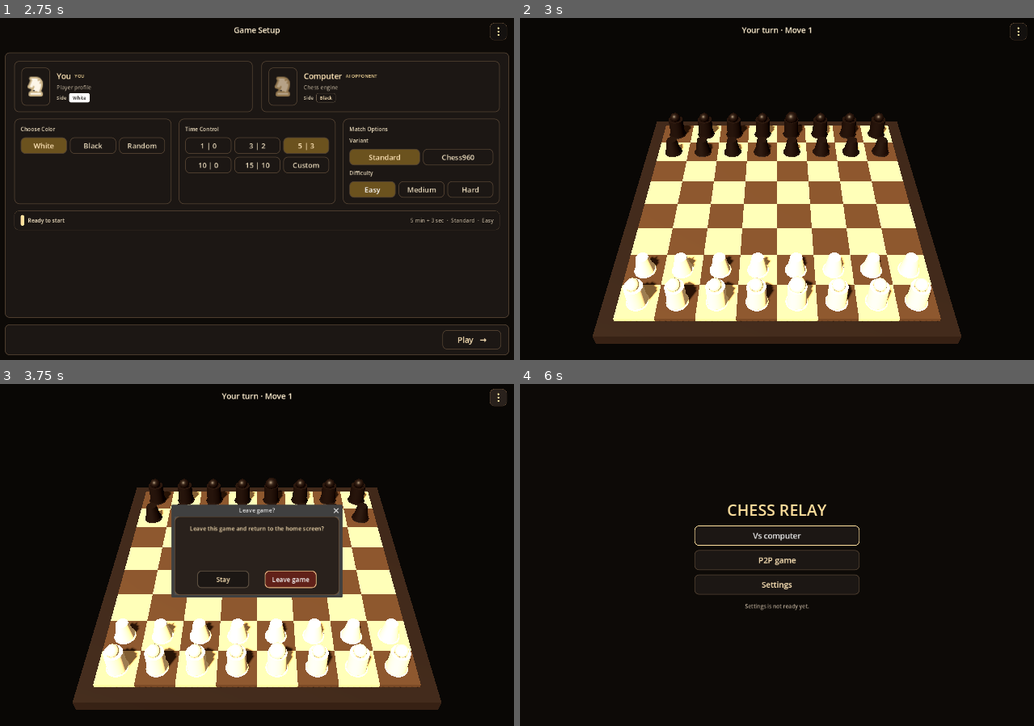
Above: before the commit, frames 1-4 (two rows, left to right).
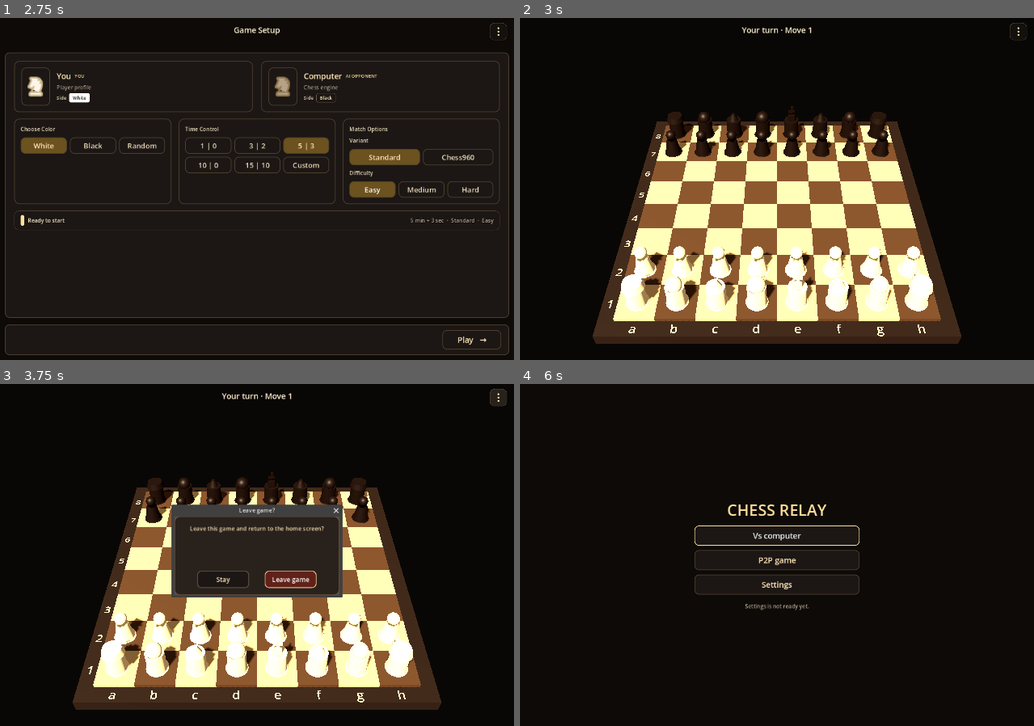
Above: after the commit, the same moments.

Repository: shedrackgodstime/chess-relay
Game: Godot game, scene res://src/ui/app/app_root.tscn
Two runs of this game, one before a commit and one after it. Both use one fixed random seed, a clock stepped at 60 frames per second and the inputs below.
Inputs (mouse positions are in pixels of both pictures, inside the frame that each line leads up to):
- Up to frame 1 (2.75 s): click "Vs computer" at 0.5 s; click "Easy" at 1.25 s; click "Easy" at 2 s
- Up to frame 2 (3 s): click "Play →" at 2.75 s
- Up to frame 3 (3.75 s): click (498, 397) at 3.5 s
- Up to frame 4 (6 s): click "Stay" at 4.25 s; tap Enter at 5 s; move the mouse to (890, 537) at 5.02 s; click (890, 537) at 5.17 s; click "Leave game" at 5.75 s

Frame 1 is identical in both runs. In frame 2, 2.2% of the frame differs, in the area x 17-81%, y 25-94%; in frame 3, 2.1%; in frame 4, nothing differs.

Commit message:
checkpoint

Diff:
--- a/godot/src/game/board/board_view.gd
+++ b/godot/src/game/board/board_view.gd
@@ -7,20 +7,30 @@
 const SQUARE_SIZE := 1.0
 const BOARD_HEIGHT := 0.16
 const FRAME_MARGIN := 0.42
+const FRAME_HEIGHT := 0.34
+const FRAME_CENTER_Y := -0.12
 
 const LIGHT_SQUARE := Color(0.76, 0.67, 0.52, 1.0)
 const DARK_SQUARE := Color(0.28, 0.20, 0.14, 1.0)
 const FRAME_COLOR := Color(0.12, 0.08, 0.05, 1.0)
 const HIGHLIGHT_COLOR := Color(0.95, 0.72, 0.24, 0.72)
+const LAST_MOVE_COLOR := Color(0.92, 0.74, 0.28, 0.34)
+const LEGAL_MOVE_COLOR := Color(0.32, 0.86, 0.55, 0.72)
+const CHECK_COLOR := Color(0.92, 0.24, 0.2, 0.68)
 
 var _squares_root: Node3D
 var _highlights_root: Node3D
+var _last_move_root: Node3D
+var _legal_moves_root: Node3D
+var _check_root: Node3D
+var _coordinates_root: Node3D
 var _highlighted_square := ""
 var _square_colors: Array[Color] = []
 
 
 func _ready() -> void:
 	_build_board()
+	_build_coordinates()
 	_build_input_surface()
 
 
@@ -63,6 +73,26 @@
 	return _highlighted_square
 
 
+func set_last_move(from_square: String, to_square: String) -> void:
+	_clear_root(_last_move_root)
+	for square in [from_square, to_square]:
+		if not square.is_empty():
+			_last_move_root.add_child(_square_overlay(square, LAST_MOVE_COLOR, "LastMove"))
+
+
+func set_legal_moves(squares: Array[String]) -> void:
+	_clear_root(_legal_moves_root)
+	for square in squares:
+		if not square.is_empty():
+			_legal_moves_root.add_child(_square_overlay(square, LEGAL_MOVE_COLOR, "LegalMove"))
+
+
+func set_check_square(square: String) -> void:
+	_clear_root(_check_root)
+	if not square.is_empty():
+		_check_root.add_child(_square_overlay(square, CHECK_COLOR, "CheckSquare"))
+
+
 func _build_board() -> void:
 	_squares_root = Node3D.new()
 	_squares_root.name = "Squares"
@@ -70,10 +100,13 @@
 	_highlights_root = Node3D.new()
 	_highlights_root.name = "Highlights"
 	add_child(_highlights_root)
+	_last_move_root = _new_overlay_root("LastMove")
+	_legal_moves_root = _new_overlay_root("LegalMoves")
+	_check_root = _new_overlay_root("Check")
 	_square_colors = [LIGHT_SQUARE, DARK_SQUARE]
 	var footprint := BOARD_SIZE * SQUARE_SIZE + FRAME_MARGIN * 2.0
 	var frame := _make_box(
-		Vector3(footprint, 0.34, footprint), FRAME_COLOR, Vector3(0, -0.12, 0)
+		Vector3(footprint, FRAME_HEIGHT, footprint), FRAME_COLOR, Vector3(0, FRAME_CENTER_Y, 0)
 	)
 	frame.name = "BoardFrame"
 	add_child(frame)
@@ -100,6 +133,47 @@
 	add_child(area)
 
 
+func _build_coordinates() -> void:
+	_coordinates_root = Node3D.new()
+	_coordinates_root.name = "Coordinates"
+	add_child(_coordinates_root)
+	var board_half := BOARD_SIZE * SQUARE_SIZE * 0.5
+	var frame_half := board_half + FRAME_MARGIN
+	var frame_label_offset := (board_half + frame_half) * 0.5
+	var frame_top := FRAME_CENTER_Y + FRAME_HEIGHT * 0.5
+	var label_height := frame_top + 0.004
+	for file in BOARD_SIZE:
+		var file_name := char("a".unicode_at(0) + file)
+		_add_coordinate(
+			file_name,
+			Vector3((file - 3.5) * SQUARE_SIZE, label_height, frame_label_offset),
+			"File_%s" % file_name
+		)
+	for rank in BOARD_SIZE:
+		var rank_name := str(rank + 1)
+		_add_coordinate(
+			rank_name,
+			Vector3(-frame_label_offset, label_height, (3.5 - rank) * SQUARE_SIZE),
+			"Rank_%s" % rank_name
+		)
+
+
+func _add_coordinate(text: String, position: Vector3, node_name: String) -> void:
+	var marking := MeshInstance3D.new()
+	marking.name = node_name
+	marking.position = position
+	marking.rotation_degrees = Vector3(-90.0, 0.0, 0.0)
+	var text_mesh := TextMesh.new()
+	text_mesh.text = text
+	text_mesh.font_size = 32
+	text_mesh.depth = 0.008
+	text_mesh.horizontal_alignment = HORIZONTAL_ALIGNMENT_CENTER
+	text_mesh.vertical_alignment = VERTICAL_ALIGNMENT_CENTER
+	marking.mesh = text_mesh
+	marking.material_override = _material(Color(0.78, 0.7, 0.58, 0.95))
+	_coordinates_root.add_child(marking)
+
+
 func _on_board_input(_camera: Node, event: InputEvent, event_position: Vector3, _normal: Vector3, _shape_idx: int) -> void:
 	if event is InputEventMouseButton and event.pressed and event.button_index == MOUSE_BUTTON_LEFT:
 		var square := world_to_square(event_position)
@@ -110,8 +184,31 @@
 
 func _clear_highlights() -> void:
 	_highlighted_square = ""
-	for child in _highlights_root.get_children():
-		child.queue_free()
+	_clear_root(_highlights_root)
+
+
+func _new_overlay_root(root_name: String) -> Node3D:
+	var root := Node3D.new()
+	root.name = root_name
+	add_child(root)
+	return root
+
+
+func _clear_root(root: Node3D) -> void:
+	if root == null:
+		return
+	for child in root.get_children():
+		child.free()
+
+
+func _square_overlay(square: String, color: Color, prefix: String) -> MeshInstance3D:
+	var overlay := _make_box(
+		Vector3(SQUARE_SIZE * 0.84, 0.026, SQUARE_SIZE * 0.84),
+		color,
+		Vector3(square_to_world(square, BOARD_HEIGHT + 0.045))
+	)
+	overlay.name = "%s_%s" % [prefix, square]
+	return overlay
 
 
 func _make_box(dimensions: Vector3, color: Color, position: Vector3) -> MeshInstance3D:
--- a/godot/src/game/pieces/piece_view.gd
+++ b/godot/src/game/pieces/piece_view.gd
@@ -43,12 +43,68 @@
 	body.material_override = root_material
 	body.position.y = 0.42
 	add_child(body)
-	if piece_type != "pawn":
-		var crown := MeshInstance3D.new()
-		var crown_mesh := SphereMesh.new()
-		crown_mesh.radius = 0.2 if piece_type == "king" else 0.16
-		crown_mesh.height = crown_mesh.radius * 2.0
-		crown.mesh = crown_mesh
-		crown.material_override = root_material
-		crown.position.y = 0.86
-		add_child(crown)
+	_add_crown(root_material)
+
+
+func _add_crown(material: StandardMaterial3D) -> void:
+	var crown := MeshInstance3D.new()
+	var crown_mesh: Mesh
+	match piece_type:
+		"pawn":
+			var pawn_head := SphereMesh.new()
+			pawn_head.radius = 0.16
+			pawn_head.height = 0.32
+			crown_mesh = pawn_head
+		"rook":
+			var rook_top := CylinderMesh.new()
+			rook_top.top_radius = 0.24
+			rook_top.bottom_radius = 0.29
+			rook_top.height = 0.18
+			crown_mesh = rook_top
+		"bishop":
+			var bishop_top := CylinderMesh.new()
+			bishop_top.top_radius = 0.06
+			bishop_top.bottom_radius = 0.2
+			bishop_top.height = 0.3
+			crown_mesh = bishop_top
+		"knight":
+			var knight_top := SphereMesh.new()
+			knight_top.radius = 0.2
+			knight_top.height = 0.42
+			crown_mesh = knight_top
+		"queen":
+			var queen_top := SphereMesh.new()
+			queen_top.radius = 0.22
+			queen_top.height = 0.44
+			crown_mesh = queen_top
+		"king":
+			var king_top := BoxMesh.new()
+			king_top.size = Vector3(0.28, 0.32, 0.28)
+			crown_mesh = king_top
+	crown.mesh = crown_mesh
+	crown.material_override = material
+	crown.position.y = 0.86
+	if piece_type == "knight":
+		crown.rotation_degrees.x = -18.0
+	if piece_type == "king":
+		crown.scale = Vector3(0.75, 1.0, 0.75)
+	add_child(crown)
+	if piece_type == "king":
+		_add_king_cross(material)
+
+
+func _add_king_cross(material: StandardMaterial3D) -> void:
+	var vertical := MeshInstance3D.new()
+	var vertical_mesh := BoxMesh.new()
+	vertical_mesh.size = Vector3(0.07, 0.26, 0.07)
+	vertical.mesh = vertical_mesh
+	vertical.material_override = material
+	vertical.position.y = 1.17
+	add_child(vertical)
+	var horizontal := MeshInstance3D.new()
+	var horizontal_mesh := BoxMesh.new()
+	horizontal_mesh.size = Vector3(0.22, 0.07, 0.07)
+	horizontal.mesh = horizontal_mesh
+	horizontal.material_override = material
+	horizontal.position.y = 1.12
+	add_child(horizontal)
--- a/godot/tests/ui_smoke_test.gd
+++ b/godot/tests/ui_smoke_test.gd
@@ -175,6 +175,18 @@
 	await process_frame
 	_check(game._board.get_node("Squares").get_child_count() == 64,
 		"game board builds 64 reusable squares")
+	_check(game._board.get_node("Coordinates").get_child_count() == 16,
+		"game board builds reusable file and rank labels")
+	_check(game._board.get_node("Coordinates/File_a").mesh.text == "a",
+		"board exposes file coordinate labels")
+	_check(game._board.get_node("Coordinates/Rank_1").mesh.text == "1",
+		"board exposes rank coordinate labels")
+	_check(is_equal_approx(game._board.get_node("Coordinates/File_a").position.z, 4.21),
+		"file labels are pinned to the frame midpoint")
+	_check(is_equal_approx(game._board.get_node("Coordinates/Rank_1").position.x, -4.21),
+		"rank labels are pinned to the frame midpoint")
+	_check(is_equal_approx(game._board.get_node("Coordinates/File_a").position.y, 0.054),
+		"coordinate markings sit on the frame top surface")
 	_check(game._pieces.get_child_count() == 32,
 		"game screen renders a complete demo position")
 	game._update_camera_framing(1440.0, 900.0)
@@ -193,6 +205,15 @@
 		"board exposes selected square state")
 	_check(game._board.get_node("Highlights").get_child_count() == 1,
 		"board renders selected square highlight")
+	game._board.set_last_move("e2", "e4")
+	_check(game._board.get_node("LastMove").get_child_count() == 2,
+		"board renders last move squares")
+	game._board.set_legal_moves(["e5", "f5"])
+	_check(game._board.get_node("LegalMoves").get_child_count() == 2,
+		"board renders legal move previews")
+	game._board.set_check_square("e8")
+	_check(game._board.get_node("Check").get_child_count() == 1,
+		"board renders check state")
 	game._on_square_pressed("e4")
 	_check("E4" in game._header.center_text, "header responds to square selection")
 	game.queue_free()
Not shown, changed: godot/docs/architecture/game_screen_3d.md
